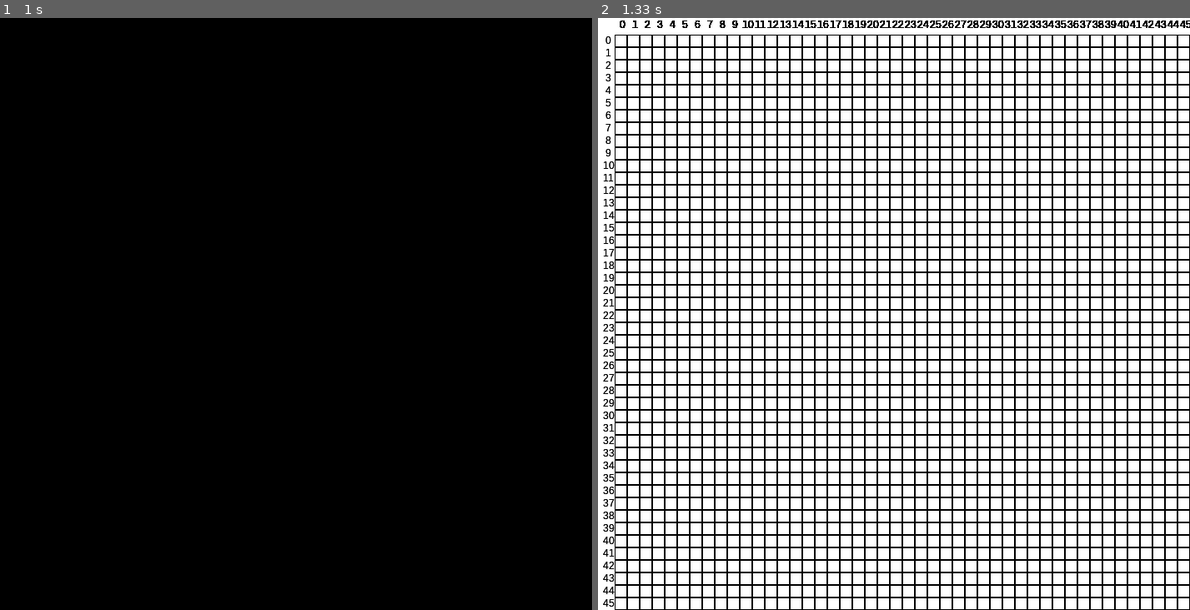
Above: before the commit, frames 1-2 (left to right).
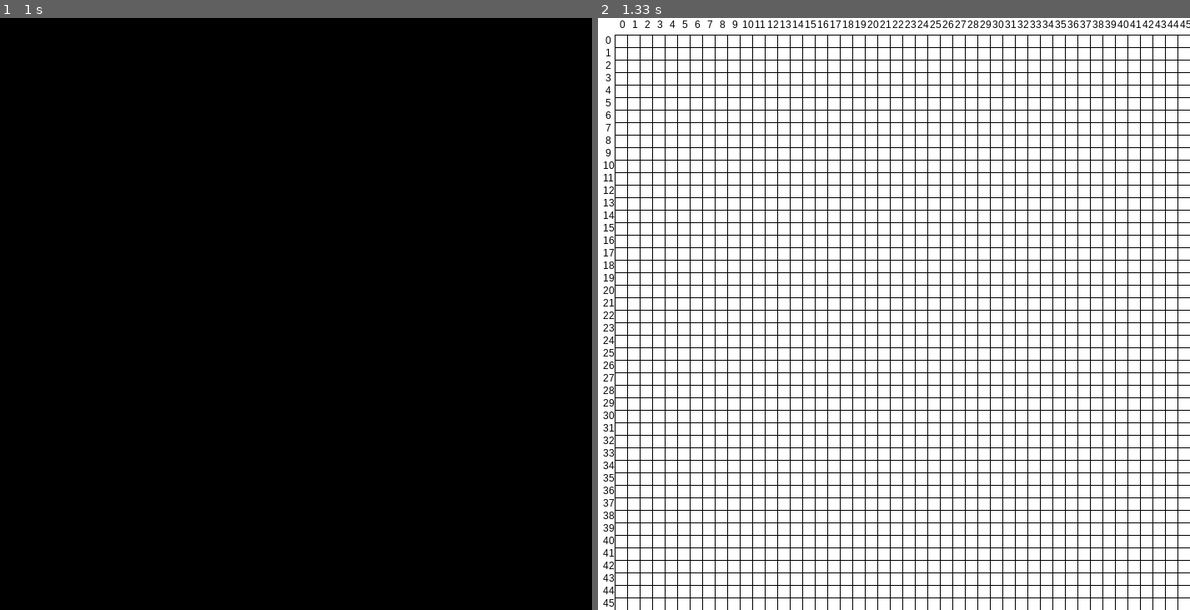
Above: after the commit, the same moments.

Repository: Archanciel/Learning_Pygame
Game: pygame game, started from draw_grid/main.py
Two runs of this game, one before a commit and one after it. Both use one fixed random seed, a clock stepped at 60 frames per second and the inputs below.
Inputs:
- Up to frame 1 (1 s): no input
- Up to frame 2 (1.33 s): no input

Frame 1 is identical in both runs. In frame 2, 12% of the frame differs, in the area x 0-100%, y 0-100%.

Commit message:
removed drawUseRecr

Diff:
--- a/draw_grid/main.py
+++ b/draw_grid/main.py
@@ -21,26 +21,7 @@
         self.grid = [[initCellValue for i in range(self.colNb)] for j in range(self.lineNb)]
         self.font = pg.font.SysFont('arial', 12, False)
 
-    def drawUseRect(self):
-        for li in range(self.lineNb):
-            liCoord = GRID_COORD_MARGIN_SIZE + li * CELL_SIZE
-            if li < 10:
-                ident = '   '
-            else:
-                ident = '  '
-            text = self.font.render(ident + str(li), 1, (0, 0, 0))
-            self.surface.blit(text, (0, liCoord))
-            for co in range(self.colNb):
-                colCoord = GRID_COORD_MARGIN_SIZE + co * CELL_SIZE
-                if co < 10:
-                    ident = '  '
-                else:
-                    ident = ' '
-                text = self.font.render(ident + str(co), 1, (0, 0, 0))
-                self.surface.blit(text, (colCoord, 1))
-                pg.draw.rect(self.surface, BLACK, pg.Rect(liCoord, colCoord, CELL_SIZE, CELL_SIZE), 1)
-
-    def drawUseLine(self):
+    def draw(self):
         for li in range(self.lineNb):
             liCoord = GRID_COORD_MARGIN_SIZE + li * CELL_SIZE
             if li < 10:
@@ -119,12 +100,8 @@
         '''
         self.screen.fill(WHITE)
         self.all_sprites.draw(self.screen)
-        start = time.time()
-        self.grid.drawUseRect()
-        print("draw using rect: {}".format(time.time() - start))
-        start = time.time()
-        self.grid.drawUseLine()
-        print("draw using line: {}".format(time.time() - start))
+        self.grid.draw()
+
         # *after* drawing everything, flip the display
         pg.display.flip()
 
